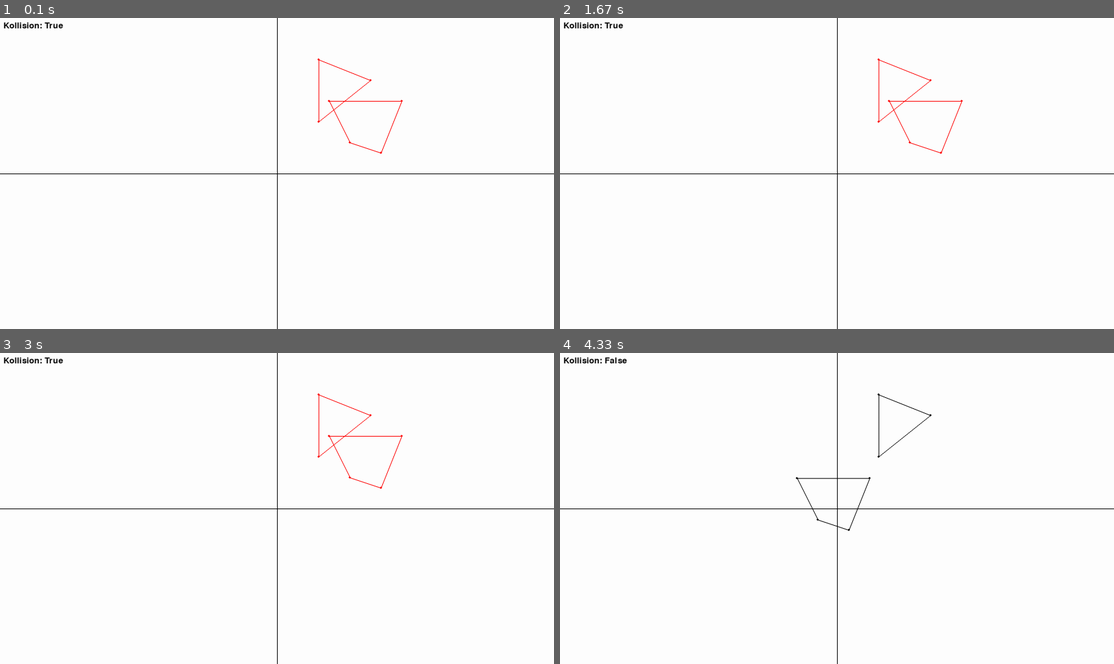
Above: before the commit, frames 1-4 (two rows, left to right).
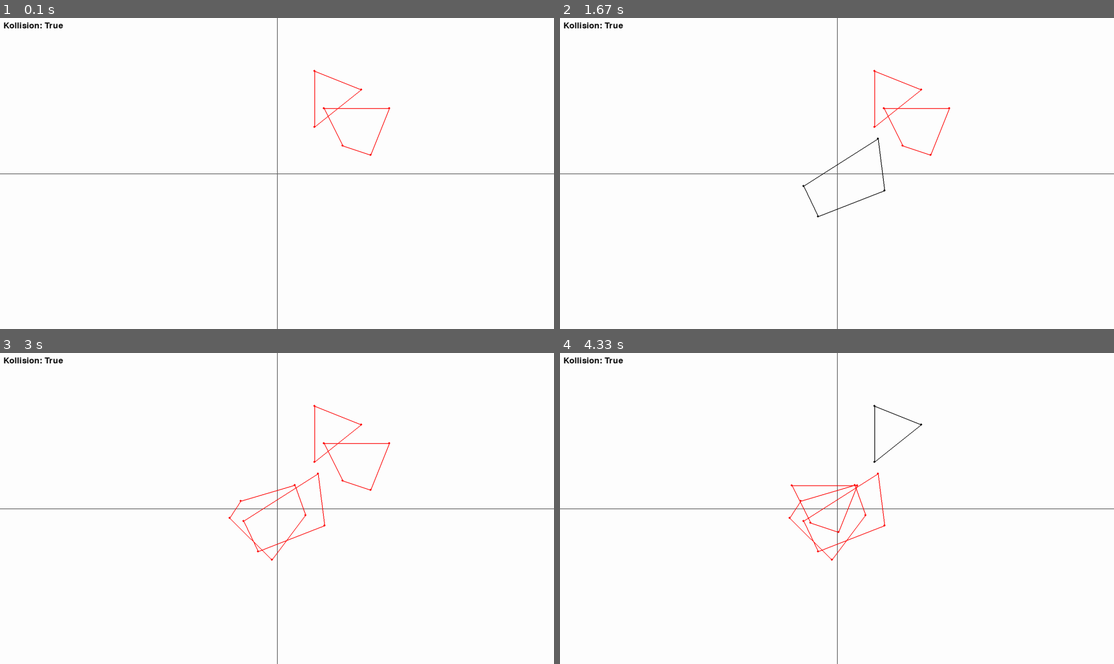
Above: after the commit, the same moments.

Repository: Ag-chr/GJK_SOP
Game: pygame game, started from main.py
The game is run twice, just before and just after one commit, with the same random seed, the same clock (stepped at 60 frames per second) and the same inputs.
Inputs (mouse positions are in pixels of both pictures, inside the frame that each line leads up to):
- Up to frame 1 (0.1 s): no input
- Up to frame 2 (1.67 s): hold R 0.33-0.8 s; move the mouse to (814, 185) at 0.37 s; press the mouse at (903, 201) at 0.87 s; move the mouse to (798, 129) at 0.97 s; release the mouse at (692, 58) at 1.1 s
- Up to frame 3 (3 s): hold R 2.17-2.63 s; move the mouse to (188, 405) at 2.2 s; click (393, 452) at 2.72 s
- Up to frame 4 (4.33 s): press the mouse at (953, 452) at 3.03 s; move the mouse to (909, 474) at 3.13 s; release the mouse at (859, 496) at 3.27 s

The runs differ from the first frame. In frame 1, 0.8% of the frame differs, in the area x 0-100%, y 0-100%; in frame 2, 1.0%; in frame 3, 1.1%; in frame 4, 1.2%.

Commit message:
når den tegnes så forstørres figurer, så man ikke skulle putte en skalar på hver gang og kan lave en tilfældig konveks figur

Diff:
--- a/figurer.py
+++ b/figurer.py
@@ -5,6 +5,7 @@
 from matrix import Matrix
 from position import Punkt, Vektor, vektorTripelProdukt
 from pygameHelper import til_skærm
+from konstanter import ZOOM
 
 class Figur:
     def __init__(self, punkter: [Punkt]):
@@ -65,16 +66,17 @@
         # beregn transformation for punkter
 
         # tegn nye punkter på skærm
-        tidligerePunkt = self.fåPunkt(0).tuple()
+        tidligerePunkt = (self.fåPunkt(0) * ZOOM).tuple()
         pygame.draw.circle(canvas, farve, til_skærm(tidligerePunkt), 3)
         for punkt in self.punkter[1::]:  # springer over første punkt
-            punkt = self.tilVerden(punkt).tuple()
+            punkt = (self.tilVerden(punkt) * ZOOM).tuple()
+
 
             pygame.draw.circle(canvas, farve, til_skærm(punkt), 3)
             pygame.draw.line(canvas, farve, til_skærm(tidligerePunkt), til_skærm(punkt), 2)
 
             tidligerePunkt = punkt
-        pygame.draw.line(canvas, farve, til_skærm(tidligerePunkt), til_skærm(self.fåPunkt(0).tuple()), 2)
+        pygame.draw.line(canvas, farve, til_skærm(tidligerePunkt), til_skærm((self.fåPunkt(0) * ZOOM).tuple()), 2)
 
     def sorterePunkterMedUret(self):
         vinkel_fra_midten = lambda p: math.atan2(p.y, p.x)
@@ -121,7 +123,7 @@
     def indeholder(self, punkt: Punkt, r: Vektor):
         a = self.fåSeneste()
 
-        ao = Punkt(0,0) - a
+        ao = punkt - a
         if (len(self.punkter) == 3):
             b = self.fåB()
             c = self.fåC()
@@ -132,13 +134,16 @@
             abVinkelret = vektorTripelProdukt(ac, ab, ab)
             acVinkelret = vektorTripelProdukt(ab, ac, ac)
 
+            # hvis origo er ud mod linje ab så fjernes c og der gås videre i denne retning
             if abVinkelret.dot(ao) > 0:
                 self.fjern(c)
                 r.sæt(abVinkelret)
             else:
+                # hvis origo er ud mod linje ac så fjernes b og der gås videre i denne retning
                 if acVinkelret.dot(ao) > 0:
                     self.fjern(b)
                     r.sæt(acVinkelret)
+                # hvis der nås hertil betyder det at origo er inde i trekant og dermed krydser figurerne
                 else:
                     return True
 
--- a/kollision.py
+++ b/kollision.py
@@ -10,7 +10,7 @@
     # Får første minkowski difference punkt
     simplex.tilføj(support(figur1,figur2, r))
 
-    r = -r # gør den anden retning for næste punkt
+    r = -r # går den modsatte retning for næste punkt
 
     while True:
         # tilføjer nyt punkt
--- a/konstanter.py
+++ b/konstanter.py
@@ -1,3 +1,4 @@
 
 VINDUEBREDDE = 16 * 100
 VINDUEHØJDE = 9 * 100
+ZOOM = 27
--- a/main.py
+++ b/main.py
@@ -8,6 +8,7 @@
 from figurer import *
 from gjk_funkioner import minkowski
 from kollision import tjekKollisionGJK, tjekKollisionAABB
+from teste import random_convex_polygon
 
 pygame.init()
 clock = pygame.time.Clock()
@@ -32,18 +33,6 @@
 cirkel = Cirkel(30, Punkt(0,100))
 
 
-
-skalere = Matrix([
-    [30, 0],
-    [0, 30]
-])
-
-figur1.tilføjTransformation(skalere)
-figur2.tilføjTransformation(skalere)
-
-figur1.centrum *= 30
-figur2.centrum *= 30
-
 minkowskiFigur = minkowski(figur1, figur2, False)
 
 
@@ -54,7 +43,6 @@
 
 
 def start():
-    holderFigur = False
     holdtFigur = None
 
     running = True
@@ -66,34 +54,37 @@
             elif event.type == pygame.KEYDOWN and event.key == pygame.K_ESCAPE:
                 running = False
 
+            if event.type == pygame.KEYDOWN and event.key == pygame.K_r:
+                figurer.append(random_convex_polygon(5))
+
             if event.type == pygame.MOUSEBUTTONDOWN and event.button == 1:
-                pos = list(event.pos)
-                pos[0] -= VINDUEBREDDE // 2
-                pos[1] = -(pos[1] - VINDUEHØJDE // 2)
-                cirkel = Cirkel(5, Punkt(pos[0], pos[1]))
+                mouse_pos = list(event.pos)
+                mouse_pos[0] -= (VINDUEBREDDE // 2)
+                mouse_pos[0] /= ZOOM
+                mouse_pos[1] = -(mouse_pos[1] - VINDUEHØJDE // 2)
+                mouse_pos[1] /= ZOOM
+                cirkel = Cirkel(1, Punkt(mouse_pos[0], mouse_pos[1]))
 
                 for figur in figurer:
                     tjekKollisionGJK(cirkel, figur)
-                    if tjekKollisionGJK(Cirkel(1, Punkt(pos[0], pos[1])), figur):
-                        holderFigur = True
+                    if tjekKollisionGJK(Cirkel(1, Punkt(mouse_pos[0], mouse_pos[1])), figur):
                         holdtFigur = figur
                         break
 
             if event.type == pygame.MOUSEBUTTONUP and event.button == 1:
-                holderFigur = False
                 holdtFigur = None
 
-            elif event.type == pygame.MOUSEMOTION and holderFigur:
+            elif event.type == pygame.MOUSEMOTION and holdtFigur is not None:
                 bevægelse = event.rel
-                holdtFigur.centrum.x += bevægelse[0]
-                holdtFigur.centrum.y -= bevægelse[1]
+                holdtFigur.centrum.x += bevægelse[0] / ZOOM
+                holdtFigur.centrum.y -= bevægelse[1] / ZOOM
 
         canvas.fill((255, 255, 255))
-        pygame.draw.line(canvas, (0, 0, 0), til_skærm(-VINDUEBREDDE / 2, 0), til_skærm(VINDUEBREDDE / 2, 0),
+        pygame.draw.line(canvas, (100, 100, 100), (0, VINDUEHØJDE / 2), (VINDUEBREDDE, VINDUEHØJDE / 2),
                          2)  # x akse
-        pygame.draw.line(canvas, (0, 0, 0), til_skærm(0, -VINDUEHØJDE / 2), til_skærm(0, VINDUEHØJDE / 2),
+        pygame.draw.line(canvas, (100, 100, 100), (VINDUEBREDDE / 2, 0), (VINDUEBREDDE / 2, VINDUEHØJDE),
                          2)  # y akse
-        #pygame.draw.circle(canvas, (0, 0, 0), til_skærm(0, 0), 10)  # origo
+        #pygame.draw.circle(canvas, (0, 0, 0), (VINDUEBREDDE / 2, VINDUEHØJDE / 2), 10)  # origo
 
         for figur in figurer:
             figur.tegn(canvas)
@@ -104,7 +95,7 @@
                 figur1 = figurer[i]
                 figur2 = figurer[j]
 
-                if tjekKollisionAABB(figur1, figur2):
+                if tjekKollisionGJK(figur1, figur2):
                     kollision = True
                     figur1.tegn(canvas, (255, 0, 0))
                     figur2.tegn(canvas, (255, 0, 0))
@@ -117,5 +108,9 @@
         pygame.display.update()
 
 
+
+
+
+
 if __name__ == '__main__':
     start()
--- /dev/null
+++ b/teste.py
@@ -0,0 +1,44 @@
+import random
+from position import Punkt
+from figurer import Figur
+
+def convex_hull(points):
+    """Return points on the convex hull in counter-clockwise order."""
+    # Sort by x, then y
+    points = sorted(points)
+
+    # Cross product helper
+    def cross(o, a, b):
+        return (a[0] - o[0]) * (b[1] - o[1]) - (a[1] - o[1]) * (b[0] - o[0])
+
+    # Build lower hull
+    lower = []
+    for p in points:
+        while len(lower) >= 2 and cross(lower[-2], lower[-1], p) <= 0:
+            lower.pop()
+        lower.append(p)
+
+    # Build upper hull
+    upper = []
+    for p in reversed(points):
+        while len(upper) >= 2 and cross(upper[-2], upper[-1], p) <= 0:
+            upper.pop()
+        upper.append(p)
+
+    # Concatenate (omit duplicate endpoints)
+    return lower[:-1] + upper[:-1]
+
+def random_convex_polygon(num_points, spread=6):
+    """
+    Generate a convex polygon with approximately num_points vertices.
+    Returns the hull (list of (x, y) tuples).
+    """
+    # Generate more points than needed—hull will pick only outer ones
+    raw_points = [
+        (random.uniform(-spread, spread), random.uniform(-spread, spread))
+        for _ in range(num_points)
+    ]
+
+    points = list(map(lambda p: Punkt(p[0], p[1]), convex_hull(raw_points)))
+
+    return Figur(points)
